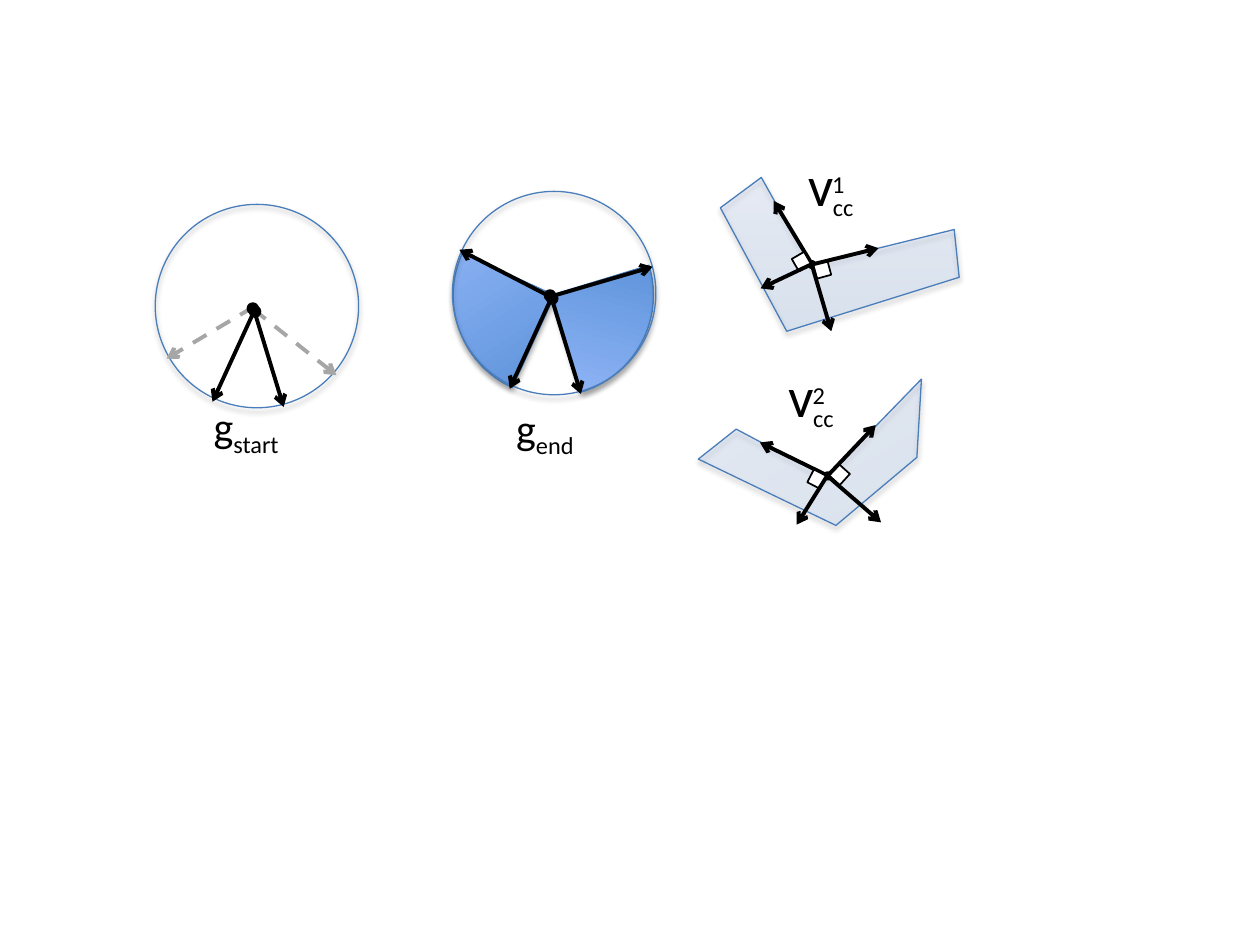
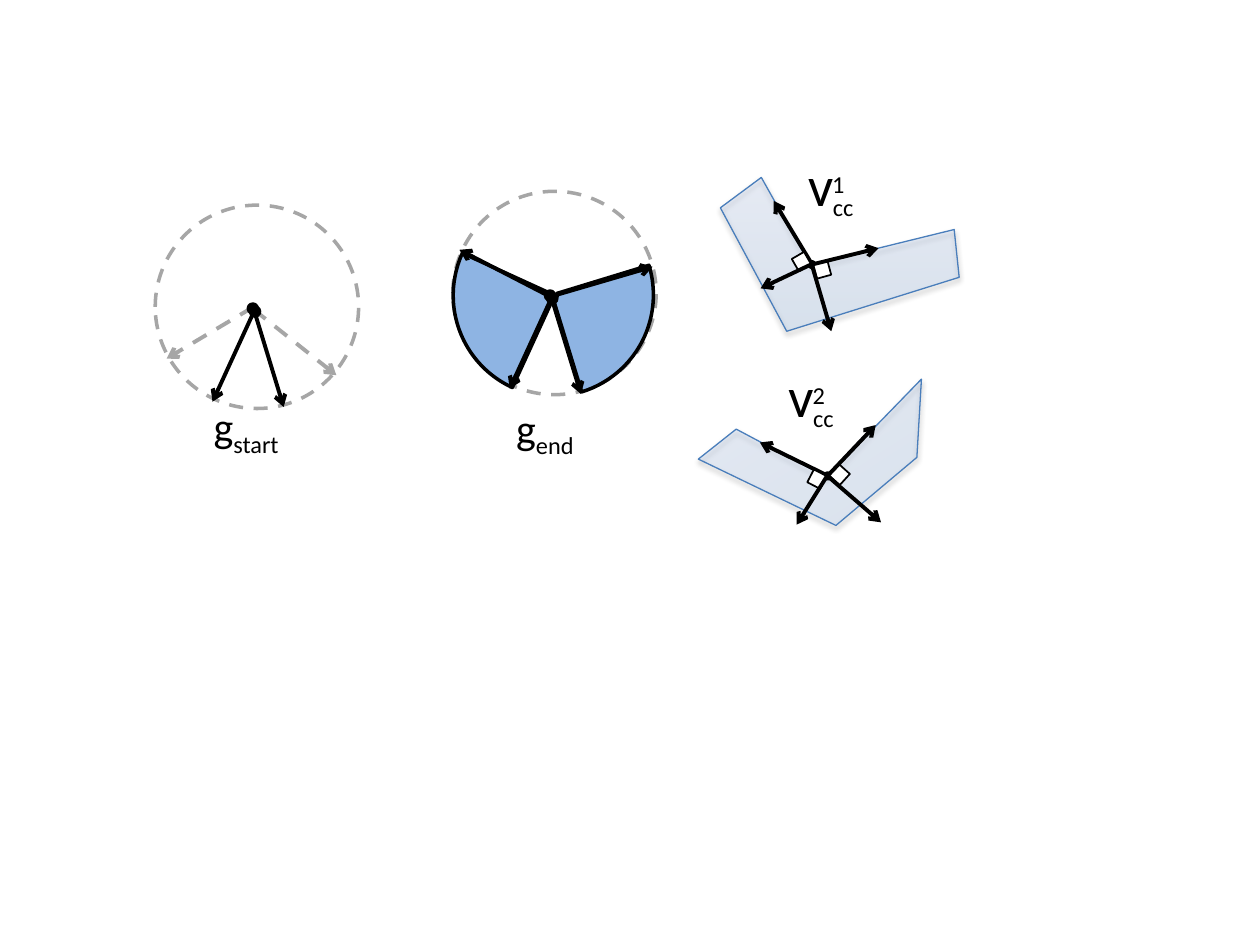
Before and after one commit to pcottle/MastersThesis, a slide deck: slide 21 of figures/figures.pptx. Drawn at 1260x945 pixels with LibreOffice and Linux fonts; fonts in the diff are those of the drawing. Boxes give left, top, right and bottom in pixels: in the first picture for what was removed or moved away, otherwise in the second. Text is boxed around its words. In the diff, an @@ line names an element or a change of style, - is before the commit and + after.

```diff
--- a/figures/figures.pptx
+++ b/figures/figures.pptx
@@ arch (boxed as its full ring) at [415,156,695,435]: fill gradient #3F80CE to #A4C4FF to #8EB4E3; outline #4B7EBC 0.75 pt to #000000 2 pt; shadow off @@
@@ arch (boxed as its full ring) at [427,170,678,421]: fill gradient #3F80CE to #A4C4FF to #8EB4E3; outline #4B7EBC 0.75 pt to #000000 2 pt; shadow off @@
@@ ellipse at [155,205,358,408]: fill none to #FFFFFF; outline #4B7EBC 0.75 pt to #A6A6A6 2 pt dashed; shadow off @@
@@ ellipse at [452,192,655,394]: fill none to #FFFFFF; outline #4B7EBC 0.75 pt to #A6A6A6 2 pt dashed; shadow off @@
```
Also in this commit, not shown: 6 other slides changed, 1 slide added, 7 other files.
